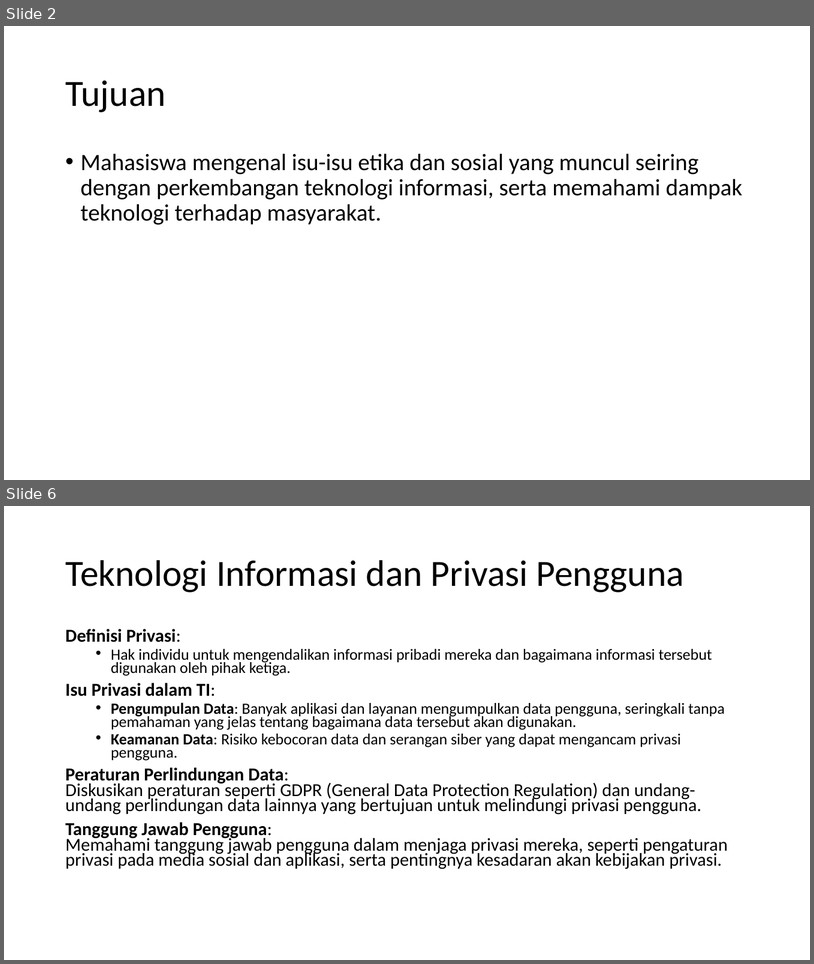
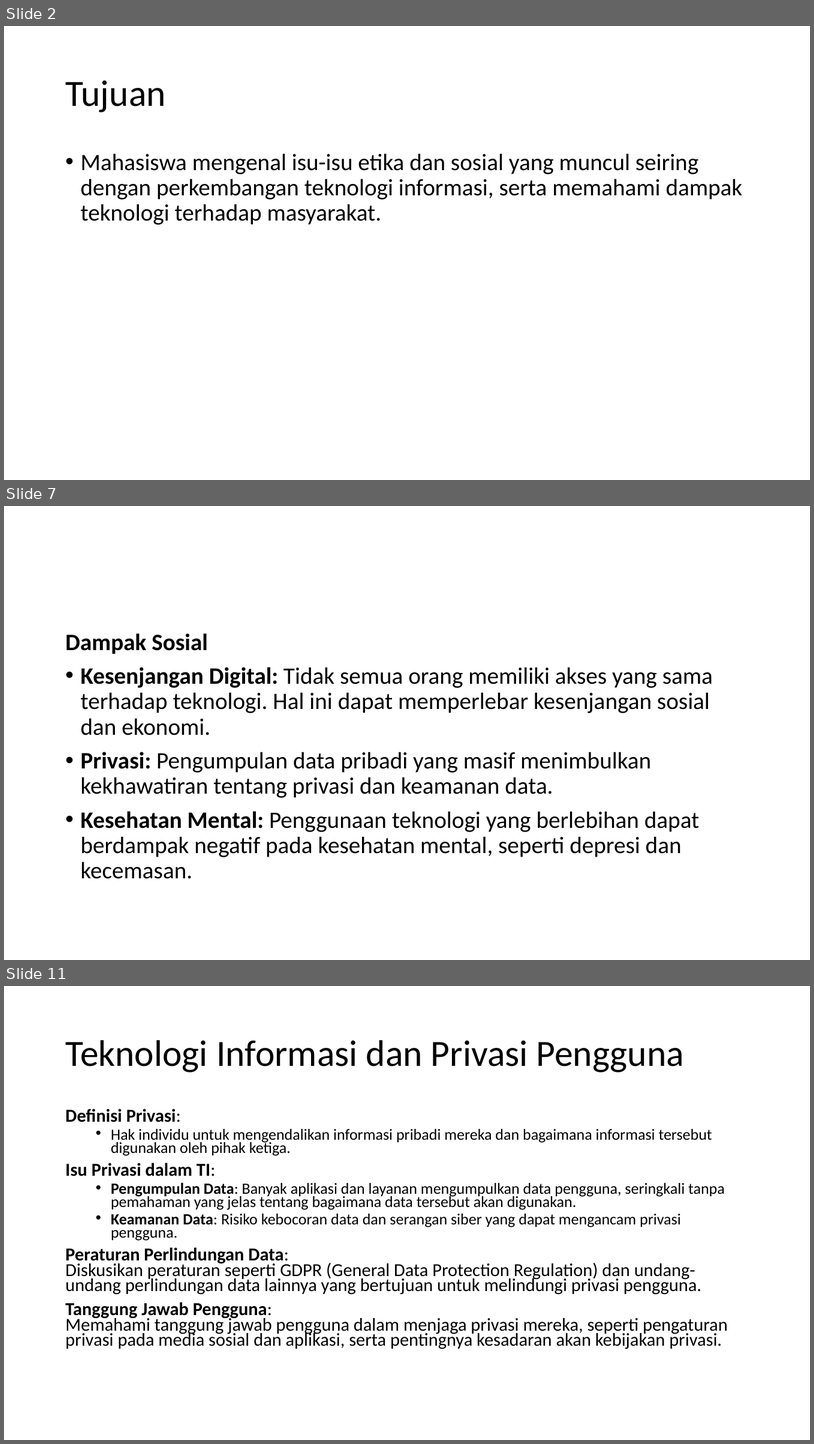
Before and after one commit to hafizirwandi/PengantarTeknologiSistemInformasi, a slide deck: 8. Etika dan Isu Sosial dalam Teknologi Informasi.pptx. Shown one above the other, each under a label of ours: slides 2 and 6 before the commit, slides 2, 7 and 11 after it; the slides between them are not shown. The pictures are 814x964 and 814x1444 pixels, drawn with LibreOffice and Linux fonts; fonts in the diff are those of the drawing. Boxes give left, top, right and bottom in pixels: in the first picture for what was removed or moved away, otherwise in the second. Text is boxed around its words. In the diff, an @@ line names an element or a change of style, - is before the commit and + after.

```diff
--- a/8. Etika dan Isu Sosial dalam Teknologi Informasi.pptx
+++ b/8. Etika dan Isu Sosial dalam Teknologi Informasi.pptx
@@ slide 7 added at (4, 506, 810, 960), background #FFFFFF @@
@@ text added at (65, 633, 713, 879), 28 pt, text #000000 @@
+Dampak Sosial
+• Kesenjangan Digital: Tidak semua orang memiliki akses yang sama terhadap teknologi. Hal ini dapat memperlebar kesenjangan sosial dan ekonomi.
+• Privasi: Pengumpulan data pribadi yang masif menimbulkan kekhawatiran tentang privasi dan keamanan data.
+• Kesehatan Mental: Penggunaan teknologi yang berlebihan dapat berdampak negatif pada kesehatan mental, seperti depresi dan kecemasan.
@@ what was slide 6 is now slide 11 @@
```
Also in this commit, not shown: 3 slides changed, 6 other slides added, 1 slide removed, 6 other files.
